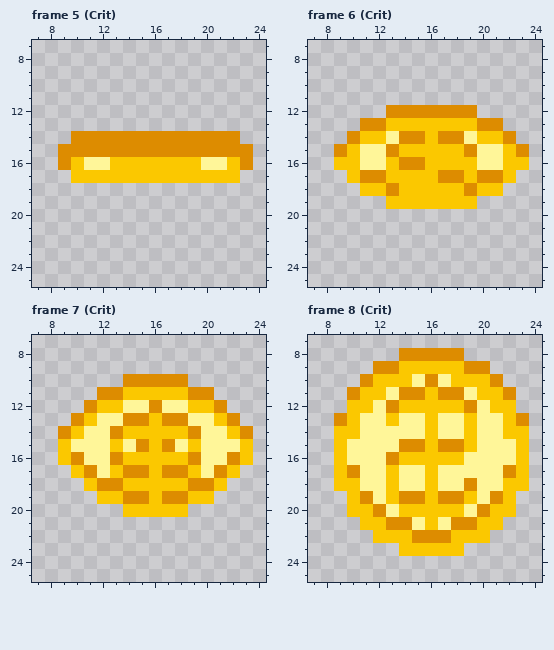
Two versions of one pixel-art file, WIP Assets/CoinToss.aseprite. The picture above was drawn from the file before the commit.
32x32 pixels, 40 frames. Shown: frame 5 (Crit): x 7..24, y 7..25; frame 6 (Crit): x 7..24, y 7..25; frame 7 (Crit): x 7..24, y 7..25; frame 8 (Crit): x 7..24, y 7..25. The commit also changed other frames, which this record leaves out.
New version:
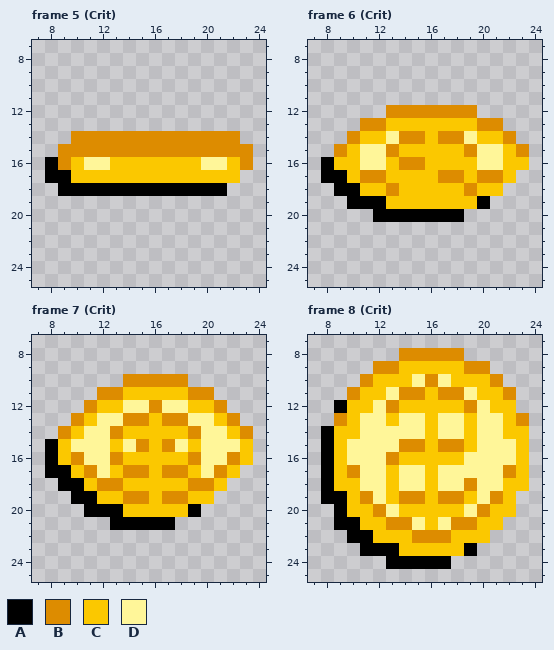
Palette (. is transparent): A #000000  B #dd8c00  C #fbc800  D #fff699
Edits made:
--- frame 5 (Crit), layer "Layer 1"
@@ x 7..24 @@
 15 ..BBBBBBBBBBBBBBB.
-16 ..BCDDCCCCCCCDDCB.
-17 ...CCCCCCCCCCCCC..
-18 ..................
+16 .ABCDDCCCCCCCDDCB.
+17 .AACCCCCCCCCCCCC..
+18 ..AAAAAAAAAAAAA...
 19 ..................
--- frame 6 (Crit), layer "Layer 1"
@@ x 7..24 @@
 15 ..BCDDBCCCCCBDDCB.
-16 ..CCDDCBBCCCCDDCC.
-17 ...CBBCCCCBBCBBC..
-18 ....CCBCCCCCBCC...
-19 ......CCCCCCC.....
-20 ..................
+16 .ACCDDCBBCCCCDDCC.
+17 .AACBBCCCCBBCBBC..
+18 ..AACCBCCCCCBCC...
+19 ...AAACCCCCCCA....
+20 .....AAAAAAA......
 21 ..................
--- frame 7 (Crit), layer "Layer 1"
@@ x 7..24 @@
 14 ..BCDDBCCCCCBDDCB.
-15 ..CDDDCDBCBDCDDDC.
-16 ..CBDDBCCCCCBDDBC.
-17 ...CBDCBBCBBCDBC..
-18 ....CBBCCCCCBBC...
-19 .....CCBBCBBCC....
-20 .......CCCCC......
-21 ..................
+15 .ACDDDCDBCBDCDDDC.
+16 .ACBDDBCCCCCBDDBC.
+17 .AACBDCBBCBBCDBC..
+18 ..AACBBCCCCCBBC...
+19 ...AACCBBCBBCC....
+20 ....AAACCCCCA.....
+21 ......AAAAA.......
 22 ..................
--- frame 8 (Crit), layer "Layer 1"
@@ x 7..24 @@
 11 ...BCCDBBCBBDCCB..
-12 ...CCDBCCCCCBDCC..
+12 ..ACCDBCCCCCBDCC..
 13 ..BCDDCDDCDDCDDCB.
-14 ..CCDDDDDCDDCDDCC.
-15 ..CDDDDBBCBBCDDDC.
-16 ..CDDDBCCCCCDDDDC.
-17 ..CBDDCDDCDDDDDBC.
-18 ..CCDDCDDCDDBDDCC.
-19 ...CBDCBBCBBCDBC..
-20 ...CCBDCCCCCDBCC..
-21 ....CCBBDCDBBCC...
-22 .....CCCBBBCCC....
-23 .......CCCCC......
-24 ..................
+14 .ACCDDDDDCDDCDDCC.
+15 .ACDDDDBBCBBCDDDC.
+16 .ACDDDBCCCCCDDDDC.
+17 .ACBDDCDDCDDDDDBC.
+18 .ACCDDCDDCDDBDDCC.
+19 .AACBDCBBCBBCDBC..
+20 ..ACCBDCCCCCDBCC..
+21 ..AACCBBDCDBBCC...
+22 ...AACCCBBBCCC....
+23 ....AAACCCCCA.....
+24 ......AAAAA.......
 25 ..................
Pixel boxes of the changes (left, top, right, bottom) in both pictures:
added: (45, 157, 227, 196)
added: (321, 157, 490, 222)
added: (45, 439, 201, 530)
added: (321, 400, 477, 569)
